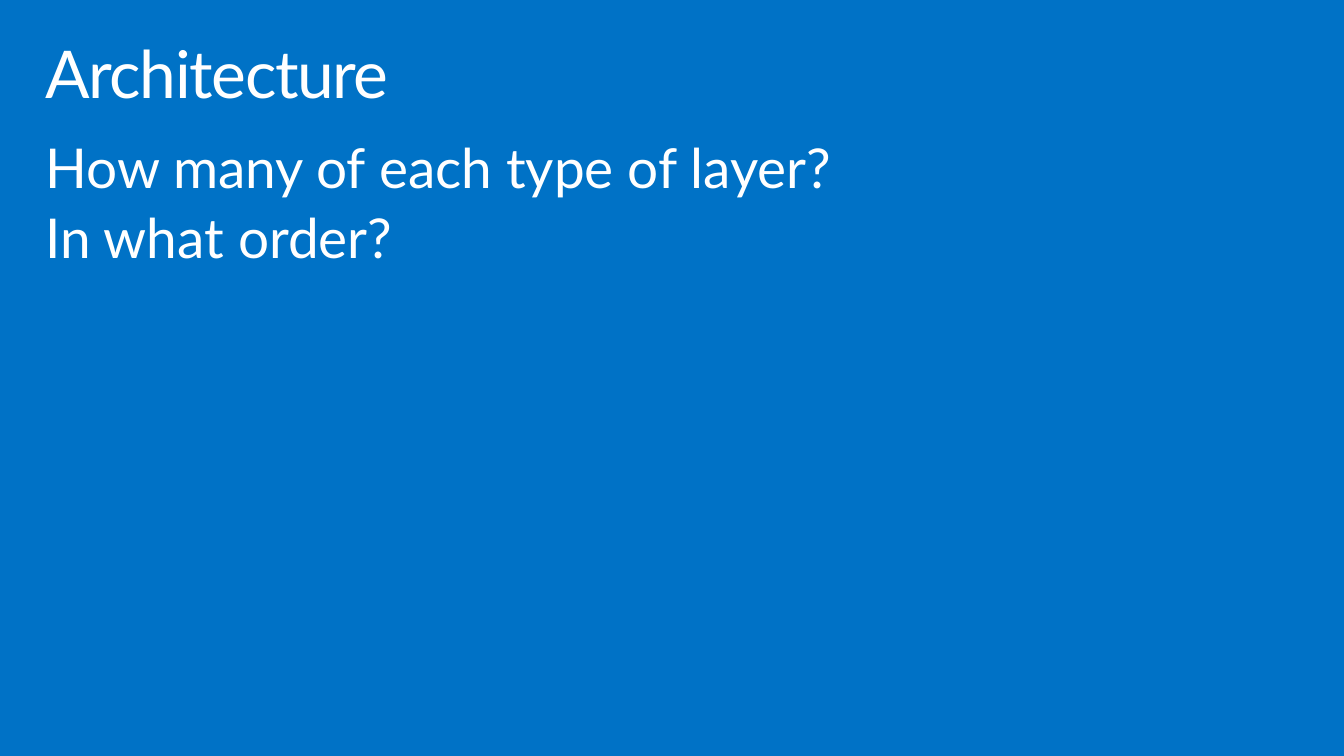
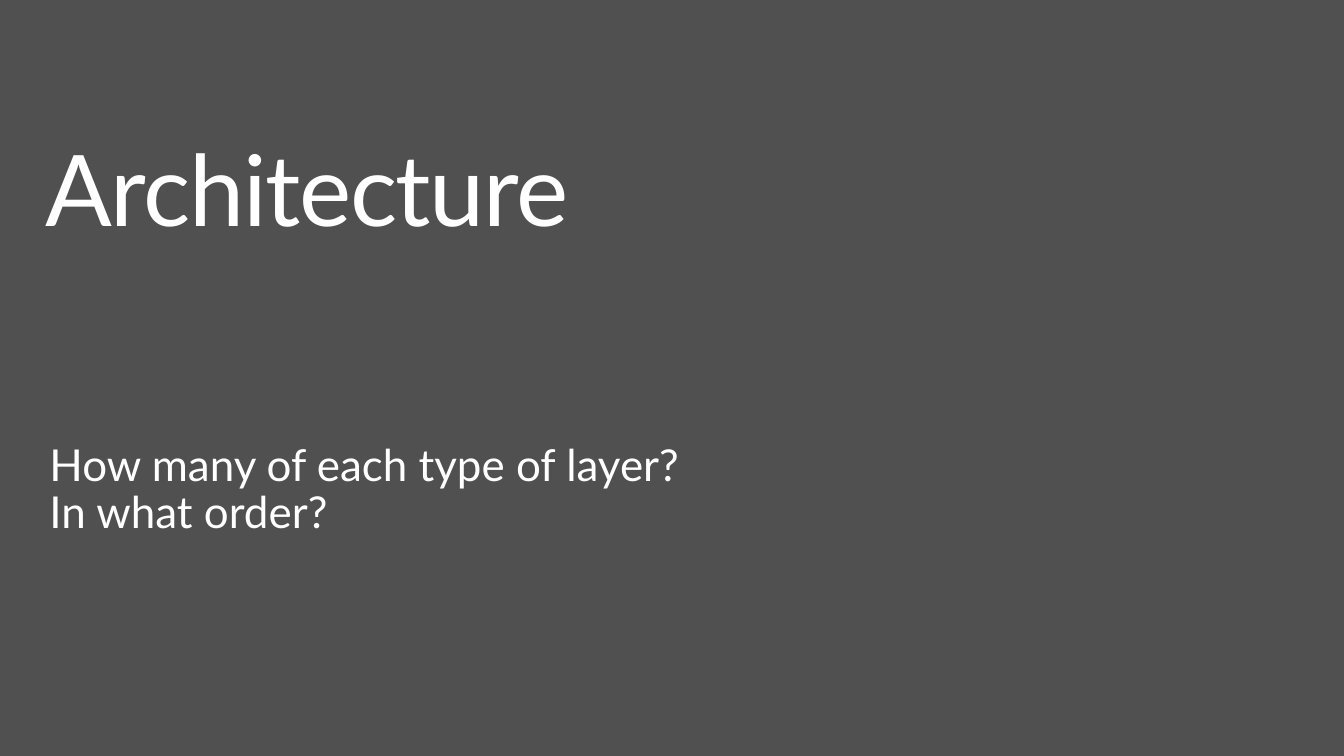
Before and after one commit to bienhuynh/KTTTNT, a slide deck: slide 81 of Nhan dang chu viet tay/Final/Docs/Thuật toán mạng CNN.pptx. Drawn at 1344x756 pixels with LibreOffice and Linux fonts; fonts in the diff are those of the drawing; background and template pictures are left out. Boxes give left, top, right and bottom in pixels: in the first picture for what was removed or moved away, otherwise in the second. Text is boxed around its words. In the diff, an @@ line names an element or a change of style, - is before the commit and + after.

```diff
--- a/Nhan dang chu viet tay/Final/Docs/Thuật toán mạng CNN.pptx
+++ b/Nhan dang chu viet tay/Final/Docs/Thuật toán mạng CNN.pptx
@@ background #0072C6 to picture (left out) @@
@@ title "Architecture": place and size @@
-title "Architecture" at <box>45,49,388,99</box>
+title "Architecture" at <box>45,153,568,227</box>
@@ title "Architecture" at <box>45,153,568,227</box>: size 48 to 72 pt @@
@@ text "How many of each type ...": place and size @@
-text "How many of each type ..." at <box>45,147,831,259</box>
+text "How many of each type ..." at <box>49,448,679,529</box>
@@ text "How many of each type ..." at <box>49,448,679,529</box>: size 40 to 32 pt; less space between paragraphs @@
```
Also in this commit, not shown: 90 other slides changed, 1 slide added, 1 slide removed, 10 other files.
